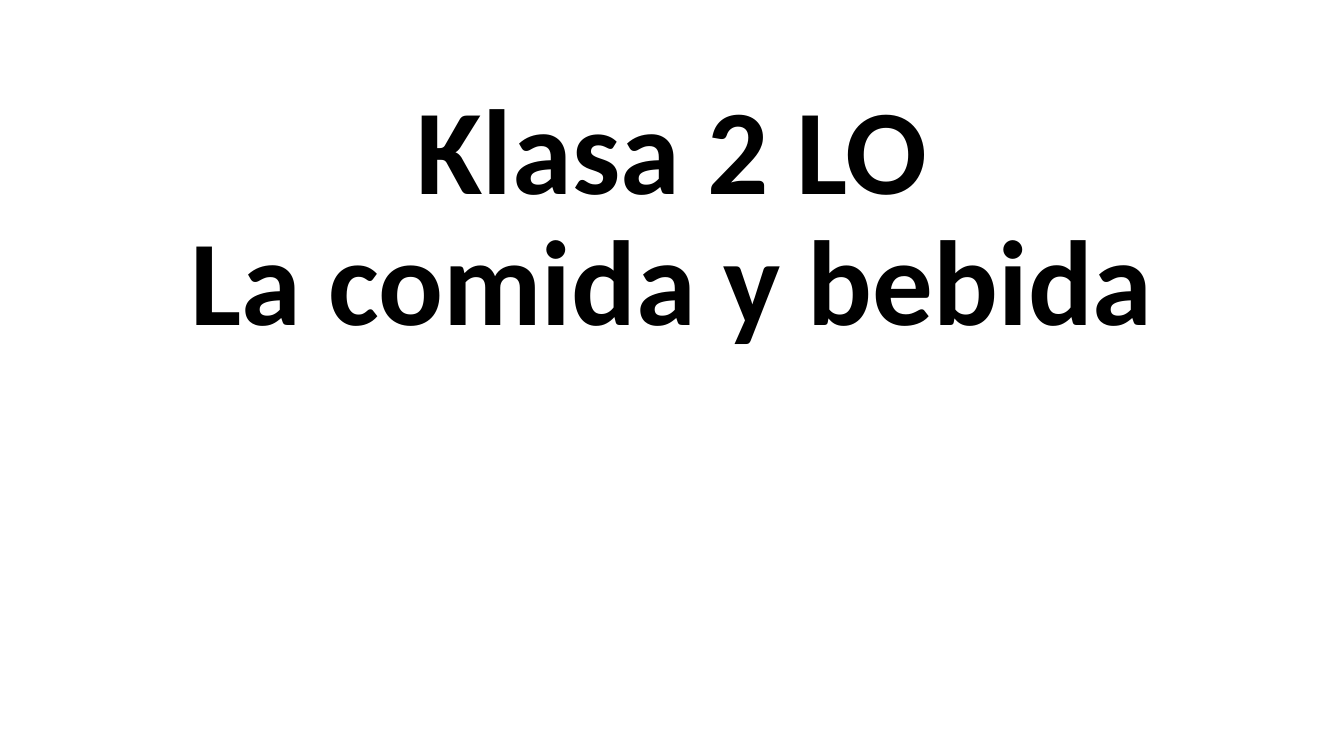
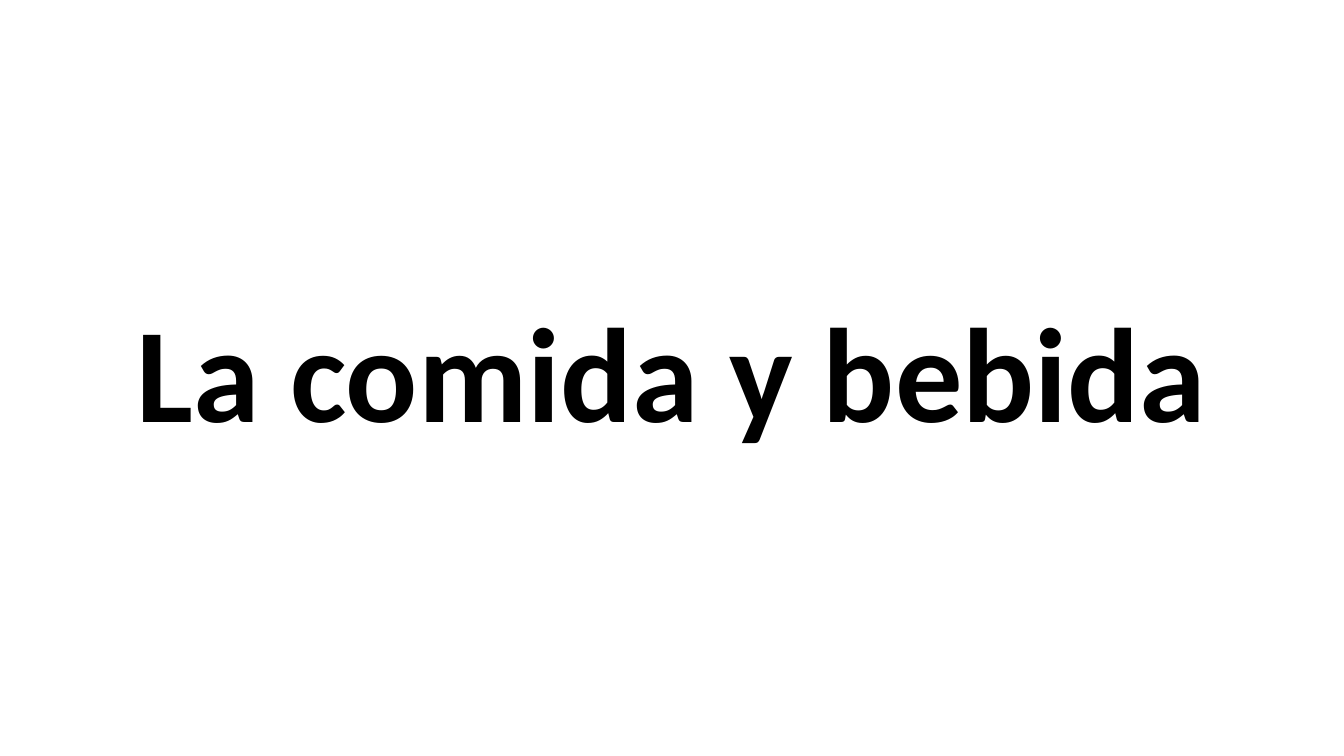
Before and after one commit to wojciechkrakowiak7-arch/Fajna-strona, a slide deck: slide 1 of pliki hiszpański/La comida.pptx. Drawn at 1344x756 pixels with LibreOffice and Linux fonts; fonts in the diff are those of the drawing. Boxes give left, top, right and bottom in pixels: in the first picture for what was removed or moved away, otherwise in the second. Text is boxed around its words. In the diff, an @@ line names an element or a change of style, - is before the commit and + after.

```diff
--- a/pliki hiszpański/La comida.pptx
+++ b/pliki hiszpański/La comida.pptx
@@ title at [137,327,1206,443]: text changed; size 86.4 to 96 pt @@
-Klasa 2 LO
-La comida y bebida
+La comida y bebida
```
Also in this commit, not shown: 15 slides added, 9 other files.
